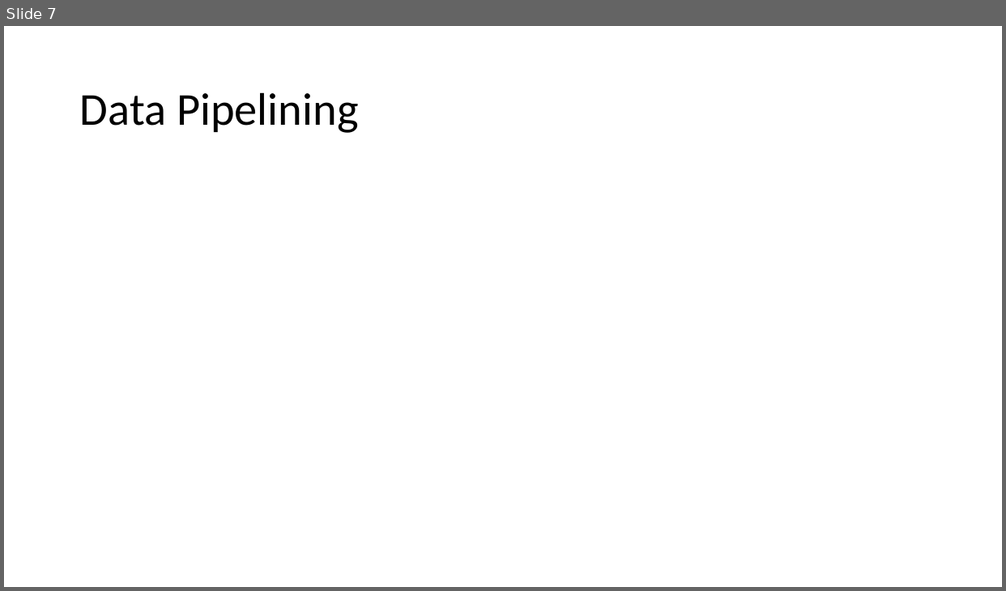
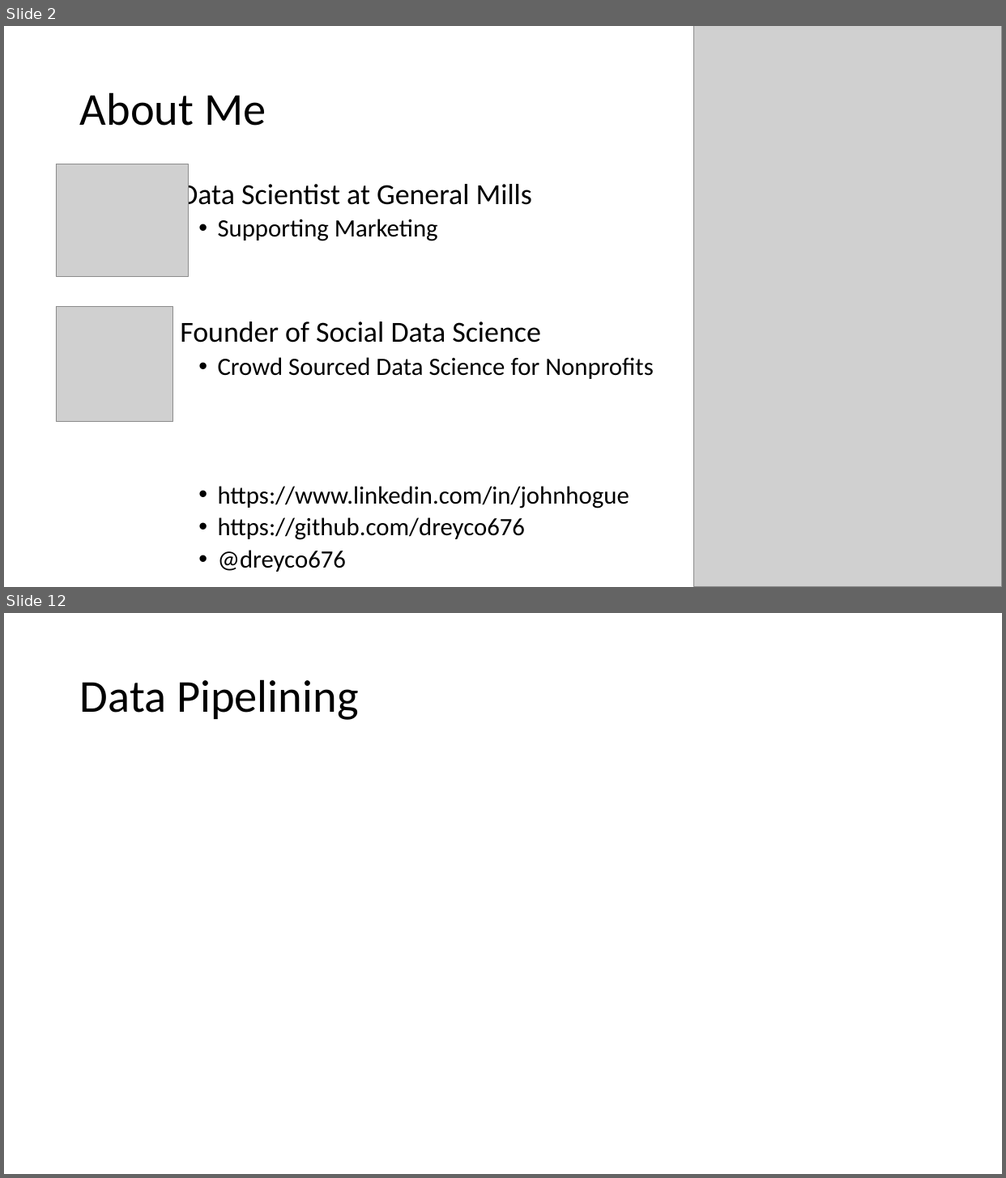
Before and after one commit to dreyco676/nlp_spark, a slide deck: TCHUG_NLP_PYSPARK.pptx. Shown one above the other, each under a label of ours: slide 7 before the commit, slides 2 and 12 after it; the slides between them are not shown. The pictures are 1006x591 and 1006x1178 pixels, drawn with LibreOffice and Linux fonts; fonts in the diff are those of the drawing; grey boxes stand for pictures. Boxes give left, top, right and bottom in pixels: in the first picture for what was removed or moved away, otherwise in the second. Text is boxed around its words. In the diff, an @@ line names an element or a change of style, - is before the commit and + after.

```diff
--- a/TCHUG_NLP_PYSPARK.pptx
+++ b/TCHUG_NLP_PYSPARK.pptx
@@ slide 2 added at (x1=4, y1=26, x2=1002, y2=587), background #FFFFFF @@
@@ picture added at (x1=694, y1=26, x2=1002, y2=587) @@
@@ title added at (x1=80, y1=92, x2=266, y2=126), 44 pt, text #000000 @@
+About Me
@@ picture added at (x1=57, y1=165, x2=188, y2=278) @@
@@ text added at (x1=180, y1=180, x2=654, y2=572), 24 pt, text #000000 @@
+• Data Scientist at General Mills
+  • Supporting Marketing
+• Founder of Social Data Science
+  • Crowd Sourced Data Science for Nonprofits
+  • https://www.linkedin.com/in/johnhogue
+  • https://github.com/dreyco676
+  • @dreyco676
@@ picture added at (x1=57, y1=307, x2=172, y2=421) @@
@@ what was slide 7 is now slide 12 @@
```
Also in this commit, not shown: 1 slide changed, 9 other slides added, 5 slides removed, 2 other files.
